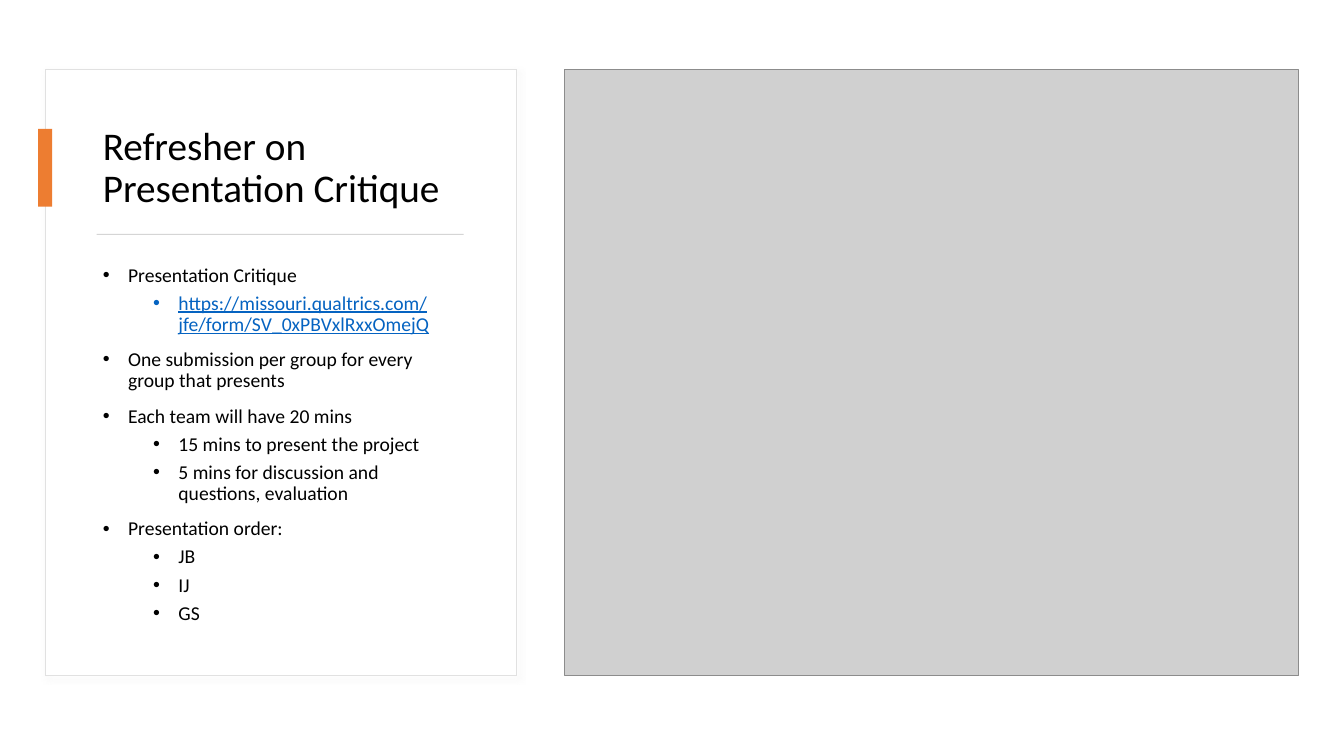
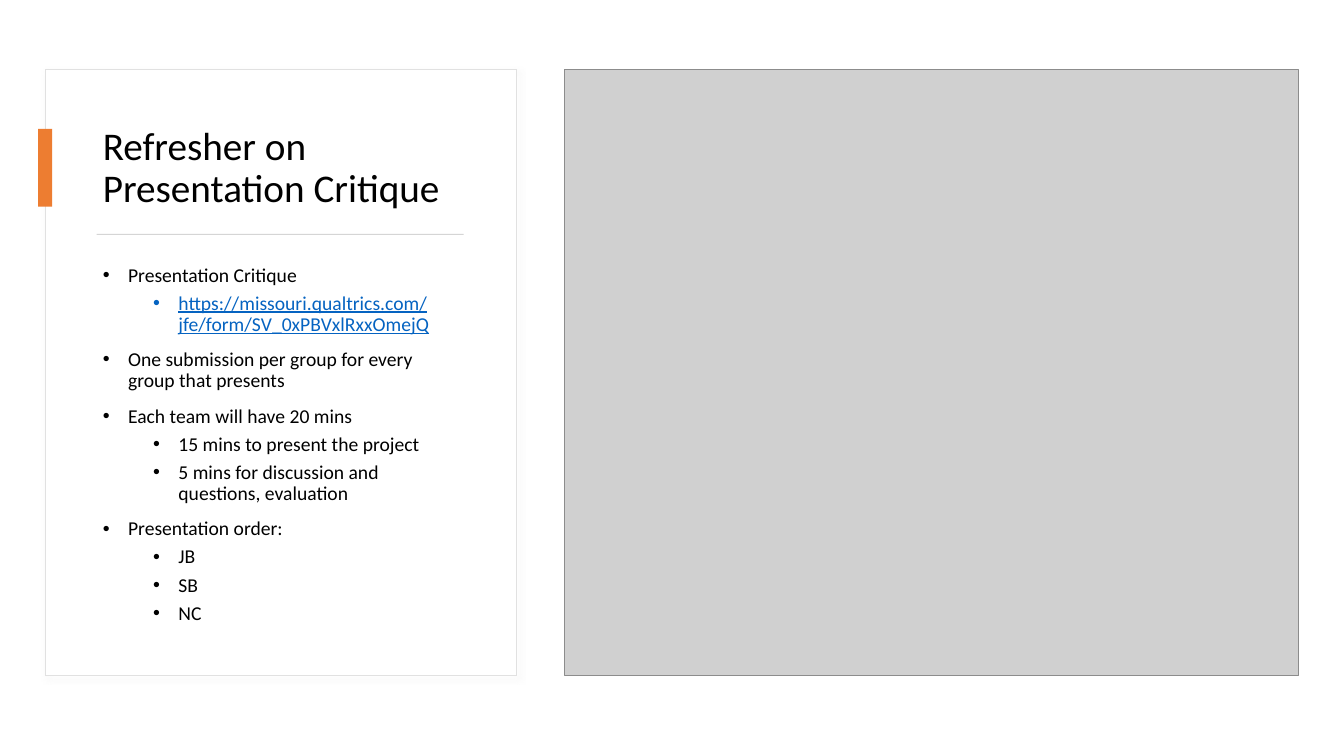
Before and after one commit to mikenguyen13/mar4050_S22, a slide deck: slide 2 of lectures/14/1_Presentation Day.pptx. Drawn at 1344x756 pixels with LibreOffice and Linux fonts; fonts in the diff are those of the drawing; grey boxes stand for pictures. Boxes give left, top, right and bottom in pixels: in the first picture for what was removed or moved away, otherwise in the second. Text is boxed around its words. In the diff, an @@ line names an element or a change of style, - is before the commit and + after.

Commit message:
presentation update list

```diff
--- a/lectures/14/1_Presentation Day.pptx
+++ b/lectures/14/1_Presentation Day.pptx
@@ text at box(178, 579, 201, 620): text changed @@
-  • IJ
-  • GS
+  • SB
+  • NC
```
